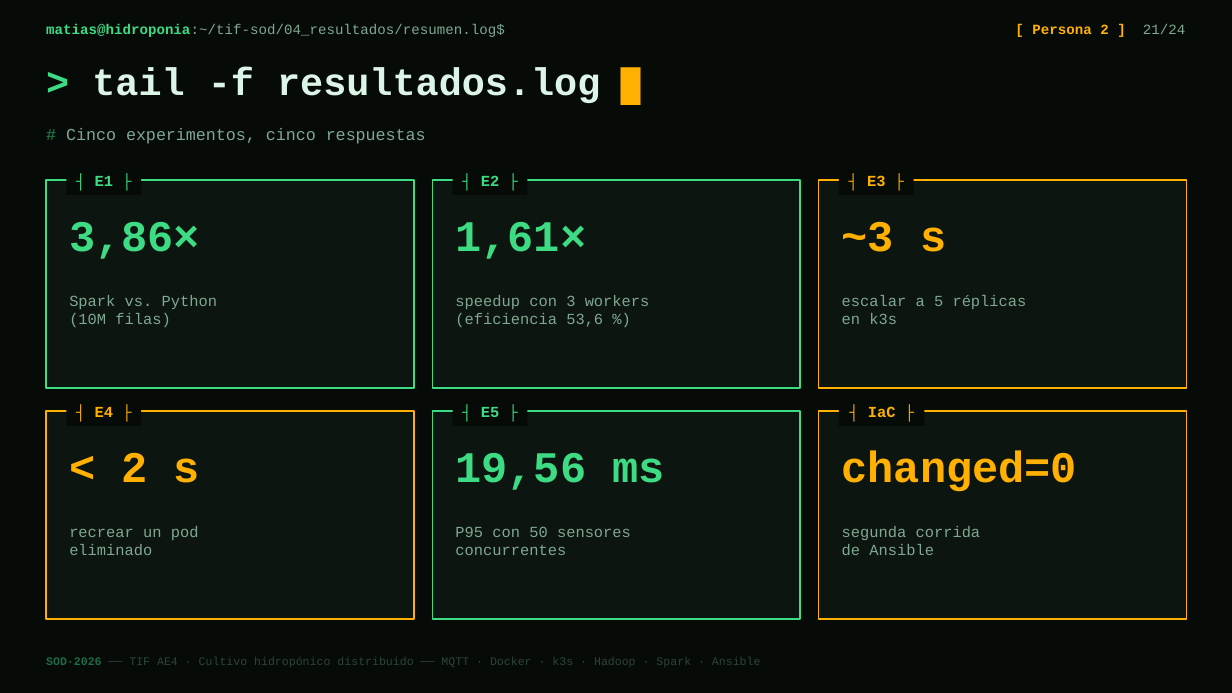
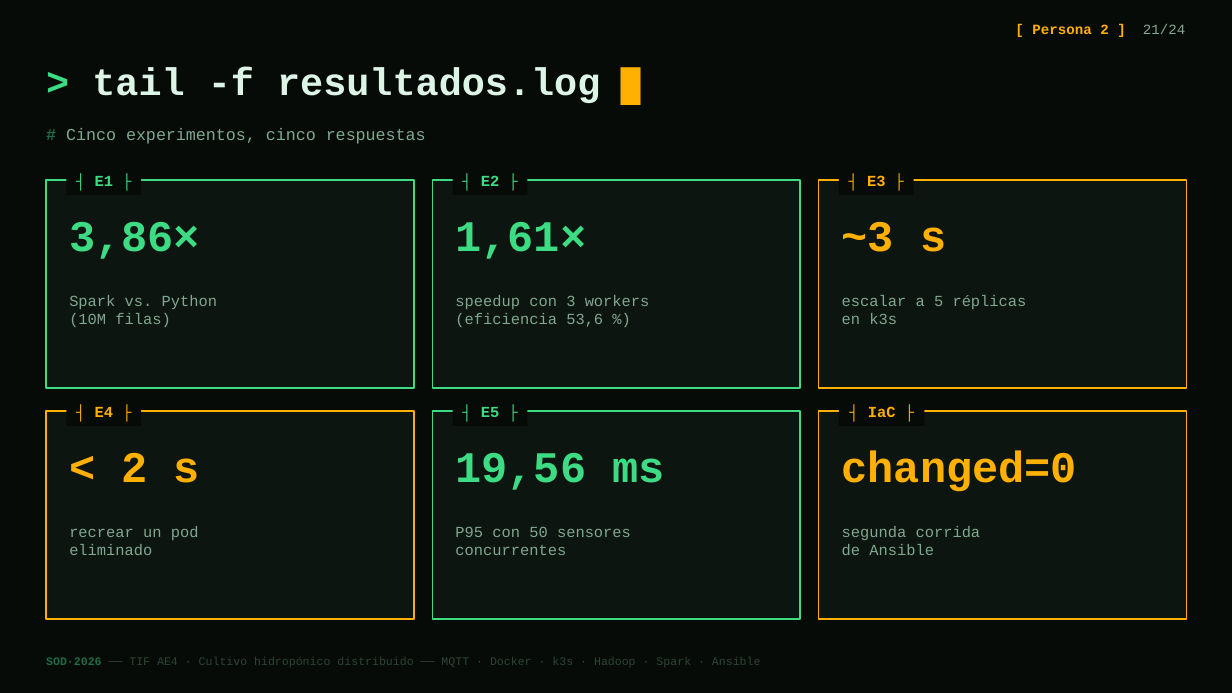
Before and after one commit to MatiasCarlsson/SOD, a slide deck: slide 21 of docs/Presentacion_TIF_SOD_2026.pptx. Drawn at 1232x693 pixels with LibreOffice and Linux fonts; fonts in the diff are those of the drawing; background and template pictures are left out. Boxes give left, top, right and bottom in pixels: in the first picture for what was removed or moved away, otherwise in the second. Text is boxed around its words. In the diff, an @@ line names an element or a change of style, - is before the commit and + after.

```diff
--- a/docs/Presentacion_TIF_SOD_2026.pptx
+++ b/docs/Presentacion_TIF_SOD_2026.pptx
@@ text removed at box(46, 24, 505, 37) @@
-matias@hidroponia:~/tif-sod/04_resultados/resumen.log$
```
Also in this commit, not shown: 23 other slides changed, 2 other files.
